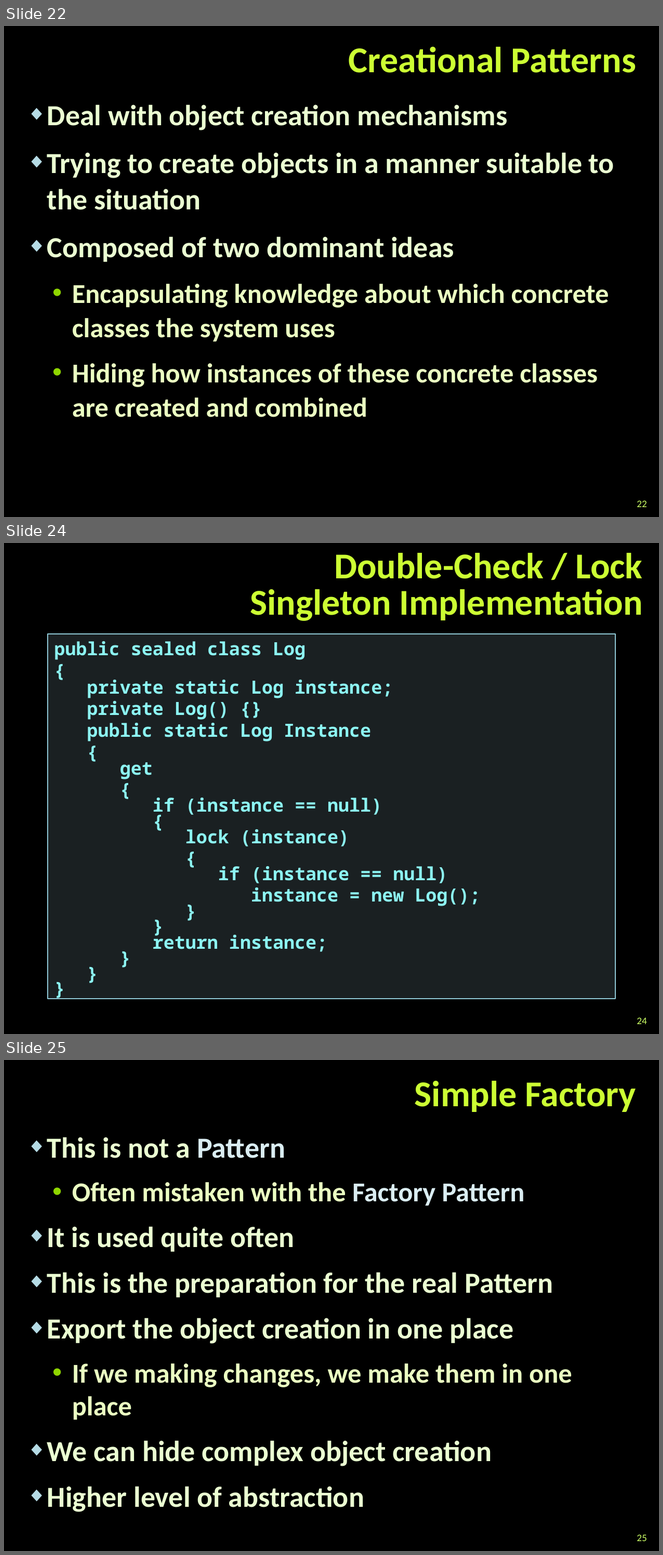
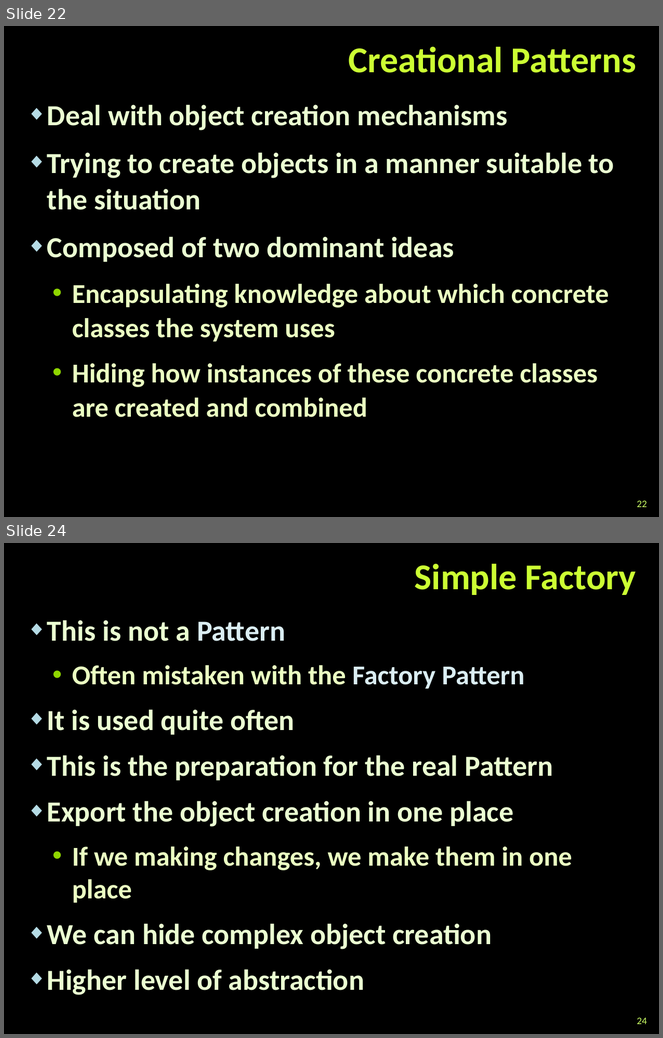
Before and after one commit to martin-nikolov/Telerik-Academy, a slide deck: Programming with C#/3. C# Object-Oriented Programming/07. Design Patterns/Design Patterns.pptx. Shown one above the other, each under a label of ours: slides 22, 24 and 25 before the commit, slides 22 and 24 after it; the slides between them are not shown. The pictures are 663x1555 and 663x1038 pixels, drawn with LibreOffice and Linux fonts; fonts in the diff are those of the drawing; background and template pictures are left out. Boxes give left, top, right and bottom in pixels: in the first picture for what was removed or moved away, otherwise in the second. Text is boxed around its words. In the diff, an @@ line names an element or a change of style, - is before the commit and + after.

```diff
--- a/Programming with C#/3. C# Object-Oriented Programming/07. Design Patterns/Design Patterns.pptx
+++ b/Programming with C#/3. C# Object-Oriented Programming/07. Design Patterns/Design Patterns.pptx
@@ slide 24 removed at <box>4,543,659,1034</box>, background picture (left out) @@
@@ title removed at <box>250,553,643,621</box> @@
-Double-Check / Lock
-Singleton Implementation
@@ text removed at <box>48,634,616,1006</box> @@
-public sealed class Log
-{
-private static Log instance;
-private Log() {}
-public static Log Instance
-{
-get
-{
-if (instance == null)
-{
-lock (instance)
-{
-if (instance == null)
-instance = new Log();
-}
-}
-return instance;
-}
-}
-}
@@ page number removed at <box>637,1018,647,1025</box> @@
-24
@@ what was slide 25 is now slide 24 @@
@@ page number at <box>637,1018,647,1025</box>: text changed @@
-25
+24
```
Also in this commit, not shown: 4 slides changed, 5 other slides removed, 2 other files.
